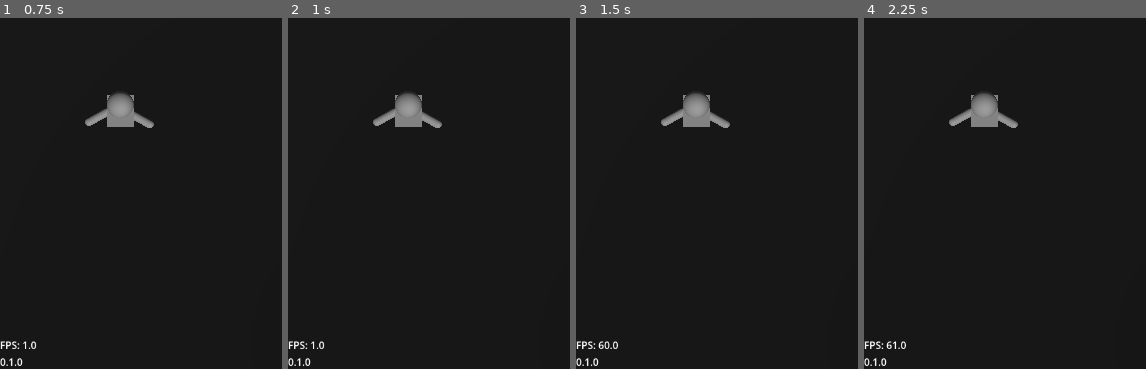
Above: before the commit, frames 1-4 (left to right).
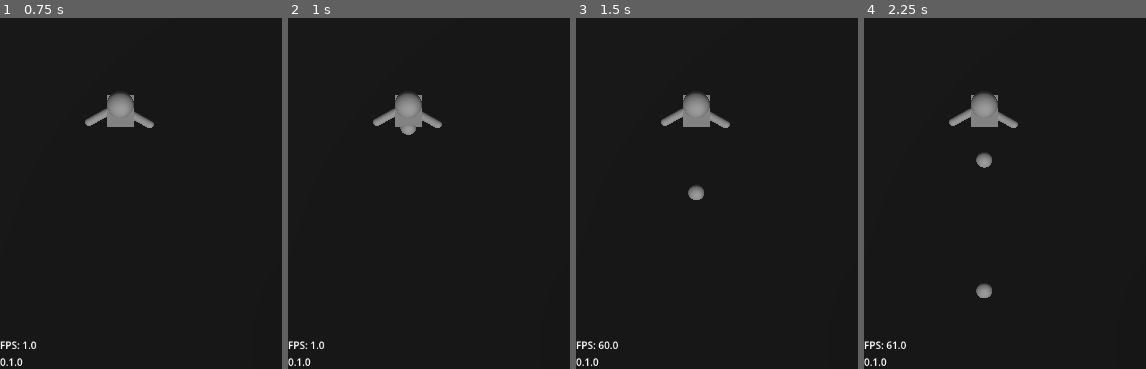
Above: after the commit, the same moments.

Repository: Grey-B/toy-defenders
Game: Godot game, scene res://src/core/main_game/main_game.tscn
Two runs of this game, one before a commit and one after it. Both use one fixed random seed, a clock stepped at 60 frames per second and the inputs below.
Inputs:
- Up to frame 1 (0.75 s): tap Enter at 0.5 s; tap I at 0.6 s
- Up to frame 2 (1 s): no input
- Up to frame 3 (1.5 s): tap I at 1.35 s
- Up to frame 4 (2.25 s): tap I at 2.1 s

Frame 1 is identical in both runs. In frame 2, 0.1% of the frame differs, in the area x 39-46%, y 30-34%; in frame 3, 0.2%; in frame 4, 0.4%, in the area x 39-46%, y 38-80%.

Commit message:
Added auto shoot to test tower, but no collision seems to happen. Also fixed tower not looking at enemy properly

Diff:
--- a/assets/3d/models/parts/arms/test_arm_left_model.tscn
+++ b/assets/3d/models/parts/arms/test_arm_left_model.tscn
@@ -4,7 +4,7 @@
 radius = 0.15527344
 height = 1.0614624
 
-[node name="TestArmLeftModel" type="Node3D" unique_id=587425710]
+[node name="TestArmLeftModel" type="Node3D" unique_id=16051579]
 
 [node name="MeshInstance3D" type="MeshInstance3D" parent="." unique_id=921978520]
 transform = Transform3D(-3.7855173e-08, -0.8660254, 0.5, 1, -4.371139e-08, 0, 2.1855694e-08, 0.5, 0.8660254, -0.30390123, 2.503987e-08, 0.113577306)
--- a/assets/3d/models/parts/bodies/test_body_model.tscn
+++ b/assets/3d/models/parts/bodies/test_body_model.tscn
@@ -1,11 +1,12 @@
 [gd_scene format=3 uid="uid://crp1sfpdakww0"]
 
-[ext_resource type="Script" uid="uid://c6mx7t3w5es22" path="res://assets/3d/models/parts/body_part.gd" id="1_egeuw"]
+[ext_resource type="Script" uid="uid://c6mx7t3w5es22" path="res://src/gameplay/towers/parts/body.gd" id="1_egeuw"]
 
 [sub_resource type="BoxMesh" id="BoxMesh_6owma"]
 size = Vector3(1, 1.5, 1)
 
 [node name="TestBodyModel" type="Node3D" unique_id=1506277946 node_paths=PackedStringArray("head_socket", "left_arm_socket", "right_arm_socket")]
+transform = Transform3D(-1, 0, -8.742278e-08, 0, 1, 0, 8.742278e-08, 0, -1, 0, 0, 0)
 script = ExtResource("1_egeuw")
 head_socket = NodePath("HeadSocket")
 left_arm_socket = NodePath("LeftArmSocket")
--- a/project.godot
+++ b/project.godot
@@ -109,6 +109,7 @@
 3d_navigation/layer_3="Enemy"
 3d_physics/layer_4="Interactable"
 3d_navigation/layer_4="Interactable"
+3d_physics/layer_5="Player projectile"
 
 [physics]
 
--- a/src/gameplay/enemies/base_enemy.gd
+++ b/src/gameplay/enemies/base_enemy.gd
@@ -2,6 +2,7 @@
 extends PathFollow3D
 
 @export var data: EnemyData
+@export var hurtbox: Area3D
 
 var enemy_name: String
 var model_instance: Node3D
@@ -19,6 +20,8 @@
 
 	add_child(model_instance)
 
+	hurtbox.body_entered.connect(take_damage)
+
 
 func _physics_process(delta: float) -> void:
 	data.behavior.process_behavior(delta, self)
@@ -28,7 +31,8 @@
 	queue_free.call_deferred()
 
 
-func take_damage(damage_taken: int) -> void:
-	health -= damage_taken
-	if health <= 0:
-		call_deferred("queue_free")
+func take_damage(body: Node3D) -> void:
+	if body is BaseProjectile:
+		health -= body.damage
+		if health <= 0:
+			call_deferred("queue_free")
--- a/src/gameplay/enemies/base_enemy.tscn
+++ b/src/gameplay/enemies/base_enemy.tscn
@@ -6,15 +6,16 @@
 [sub_resource type="CapsuleShape3D" id="CapsuleShape3D_s58g3"]
 radius = 0.6
 
-[node name="BaseEnemy" type="PathFollow3D" unique_id=141057784]
+[node name="BaseEnemy" type="PathFollow3D" unique_id=141057784 node_paths=PackedStringArray("hurtbox")]
 loop = false
 script = ExtResource("1_wr6ee")
 data = ExtResource("2_m7ogj")
+hurtbox = NodePath("Hurtbox")
 
 [node name="Hurtbox" type="Area3D" parent="." unique_id=431302198]
 unique_name_in_owner = true
 collision_layer = 4
-collision_mask = 18
+collision_mask = 16
 
 [node name="CollisionShape3D" type="CollisionShape3D" parent="Hurtbox" unique_id=1364037271]
 transform = Transform3D(1, 0, 0, 0, 1, 0, 0, 0, 1, 0, 1, 0)
--- a/src/gameplay/projectiles/base_projectile.gd
+++ b/src/gameplay/projectiles/base_projectile.gd
@@ -3,7 +3,6 @@
 
 @export var speed: float
 @export var hitbox: Area3D
-@export var duration_timer: Timer
 
 var direction: Vector3
 var spawn_position: Vector3
@@ -15,14 +14,6 @@
 	global_position = spawn_position
 	global_rotation = direction
 
-	hitbox.body_entered.connect(deal_damage)
-	duration_timer.timeout.connect(queue_free)
-
 
 func _physics_process(delta: float) -> void:
 	global_position += rotation_basis.z * speed * delta
-
-
-func deal_damage(body: Node3D) -> void:
-	if body is BaseEnemy:
-		body.take_damage(damage)
--- /dev/null
+++ b/src/gameplay/projectiles/test_projectile.tscn
@@ -0,0 +1,30 @@
+[gd_scene format=3 uid="uid://ow23gvx42rtf"]
+
+[ext_resource type="Script" uid="uid://ce8nsx53ji21p" path="res://src/gameplay/projectiles/base_projectile.gd" id="1_2u6xh"]
+
+[sub_resource type="SphereShape3D" id="SphereShape3D_s58g3"]
+radius = 0.43349782
+
+[sub_resource type="SphereShape3D" id="SphereShape3D_6owma"]
+radius = 0.3
+
+[sub_resource type="SphereMesh" id="SphereMesh_6owma"]
+
+[node name="TestProjectile" type="CharacterBody3D" unique_id=683373888]
+script = ExtResource("1_2u6xh")
+speed = 5.0
+metadata/_custom_type_script = "uid://ce8nsx53ji21p"
+
+[node name="Area3D" type="Area3D" parent="." unique_id=1013379432]
+collision_layer = 16
+collision_mask = 4
+
+[node name="CollisionShape3D" type="CollisionShape3D" parent="Area3D" unique_id=558148804]
+shape = SubResource("SphereShape3D_s58g3")
+
+[node name="CollisionShape3D" type="CollisionShape3D" parent="." unique_id=1907458054]
+shape = SubResource("SphereShape3D_6owma")
+
+[node name="MeshInstance3D" type="MeshInstance3D" parent="." unique_id=682056114]
+transform = Transform3D(0.6, 0, 0, 0, 0.6, 0, 0, 0, 0.6, 0, 0, 0)
+mesh = SubResource("SphereMesh_6owma")
--- a/src/gameplay/towers/base_tower.gd
+++ b/src/gameplay/towers/base_tower.gd
@@ -6,10 +6,13 @@
 @export var arms: BasePart
 
 @onready var attack_radius: CollisionShape3D = %AttackRadius
+@onready var attack_timer: Timer = %AttackTimer
+@onready var projectile_spawn: Marker3D = %ProjectileSpawn
 @onready var enemy_detection: EnemyDetection = %EnemyDetection
+@onready var entity_root: Node3D = get_tree().get_first_node_in_group("entity_root")
 
 var head_model: Node3D
-var body_model: BodyPart
+var body_model: Body
 var left_arm_model: Node3D
 var right_arm_model: Node3D
 var damage: float = 10.0
@@ -19,6 +22,7 @@
 
 func _ready() -> void:
 	apply_modifiers()
+
 	attack_radius.global_scale(
 		Vector3(
 			attack_range / 100,
@@ -27,12 +31,16 @@
 		),
 	)
 
+	attack_timer.wait_time /= attack_spd
+	attack_timer.timeout.connect(attack)
+
 	instantiate_part_models()
 
 
 func _process(_delta: float) -> void:
 	if enemy_detection.select_target() != null:
 		body_model.look_at(enemy_detection.select_target().global_position)
+		body_model.rotate_y(deg_to_rad(180))
 
 
 func apply_modifiers() -> void:
@@ -93,3 +101,12 @@
 	body_model.head_socket.add_child(head_model)
 	body_model.left_arm_socket.add_child(left_arm_model)
 	body_model.right_arm_socket.add_child(right_arm_model)
+
+
+func attack() -> void:
+	var attack_instance := arms.projectile.instantiate() as BaseProjectile
+	attack_instance.direction = body_model.rotation
+	attack_instance.spawn_position = projectile_spawn.global_position
+	attack_instance.rotation_basis = body_model.global_transform.basis
+	attack_instance.damage = int(damage)
+	entity_root.add_child(attack_instance)
--- a/assets/3d/models/parts/body_part.gd
+++ b/src/gameplay/towers/parts/body.gd
@@ -1,4 +1,4 @@
-class_name BodyPart
+class_name Body
 extends Node3D
 
 @export var head_socket: Marker3D
--- a/src/gameplay/towers/test_tower.tscn
+++ b/src/gameplay/towers/test_tower.tscn
@@ -22,6 +22,14 @@
 unique_name_in_owner = true
 shape = SubResource("SphereShape3D_l7dqy")
 
+[node name="AttackTimer" type="Timer" parent="." unique_id=1029798597]
+unique_name_in_owner = true
+autostart = true
+
+[node name="ProjectileSpawn" type="Marker3D" parent="." unique_id=865017584]
+unique_name_in_owner = true
+transform = Transform3D(1, 0, 0, 0, 1, 0, 0, 0, 1, 0, 0, -0.5)
+
 [node name="EnemyDetection" type="Node" parent="." unique_id=390993065]
 unique_name_in_owner = true
 script = ExtResource("5_4e8du")
--- a/src/levels/prototypes/test_level_1.tscn
+++ b/src/levels/prototypes/test_level_1.tscn
@@ -56,4 +56,4 @@
 curve = SubResource("Curve3D_1w4w8")
 
 [node name="TestTower" parent="." unique_id=626375338 instance=ExtResource("2_578bt")]
-transform = Transform3D(1, 0, 0, 0, 1, 0, 0, 0, 1, -10.295081, 0.5, -2.229469)
+transform = Transform3D(-1, 0, -8.742278e-08, 0, 1, 0, 8.742278e-08, 0, -1, -10.295081, 0.5, -2.229469)
--- a/src/resources/enemy data/test_enemy.tres
+++ b/src/resources/enemy data/test_enemy.tres
@@ -9,4 +9,5 @@
 name = "Test Enemy"
 model = ExtResource("2_miowe")
 behavior = ExtResource("1_pa7gm")
+health = 10
 metadata/_custom_type_script = "uid://dqh80xmgt7r3e"
--- a/src/resources/enemy data/test_enemy_2.tres
+++ b/src/resources/enemy data/test_enemy_2.tres
@@ -11,5 +11,5 @@
 behavior = ExtResource("1_yb0mc")
 cost = 2
 speed = 6.0
-health = 20
+health = 10
 metadata/_custom_type_script = "uid://dqh80xmgt7r3e"
--- a/src/resources/parts/arms/test_arm.tres
+++ b/src/resources/parts/arms/test_arm.tres
@@ -3,6 +3,7 @@
 [ext_resource type="Script" uid="uid://dmis8simr8u1j" path="res://src/resources/parts/base_part.gd" id="1_2bfuj"]
 [ext_resource type="PackedScene" uid="uid://dedt1vwia6rc1" path="res://assets/3d/models/parts/arms/test_arm_left_model.tscn" id="1_hewyk"]
 [ext_resource type="PackedScene" uid="uid://cr70i1s4hykra" path="res://assets/3d/models/parts/arms/test_arm_right_model.tscn" id="2_3gs82"]
+[ext_resource type="PackedScene" uid="uid://ow23gvx42rtf" path="res://src/gameplay/projectiles/test_projectile.tscn" id="2_i0i01"]
 [ext_resource type="Script" uid="uid://bs8tddgbx5lw8" path="res://src/resources/parts/stat_modifier.gd" id="2_t6g2a"]
 [ext_resource type="Resource" uid="uid://juqycm55pqj2" path="res://src/resources/parts/modifiers/test_modifier.tres" id="4_xm4lf"]
 
@@ -13,5 +14,6 @@
 name = "Test Arm"
 description = "Arm for testing"
 type = 2
+projectile = ExtResource("2_i0i01")
 stats = Array[ExtResource("2_t6g2a")]([ExtResource("4_xm4lf")])
 metadata/_custom_type_script = "uid://dmis8simr8u1j"
--- a/src/resources/parts/base_part.gd
+++ b/src/resources/parts/base_part.gd
@@ -13,6 +13,7 @@
 
 @export_group("Function")
 @export var type: PartTypes
+@export var projectile: PackedScene
 @export var stats: Array[StatModifier]
 @export var behaviors: Array[PackedScene]
 # @export var upgrade_1: BaseUpgrade
Renamed: assets/3d/models/parts/body_part.gd.uid -> src/gameplay/towers/parts/body.gd.uid
